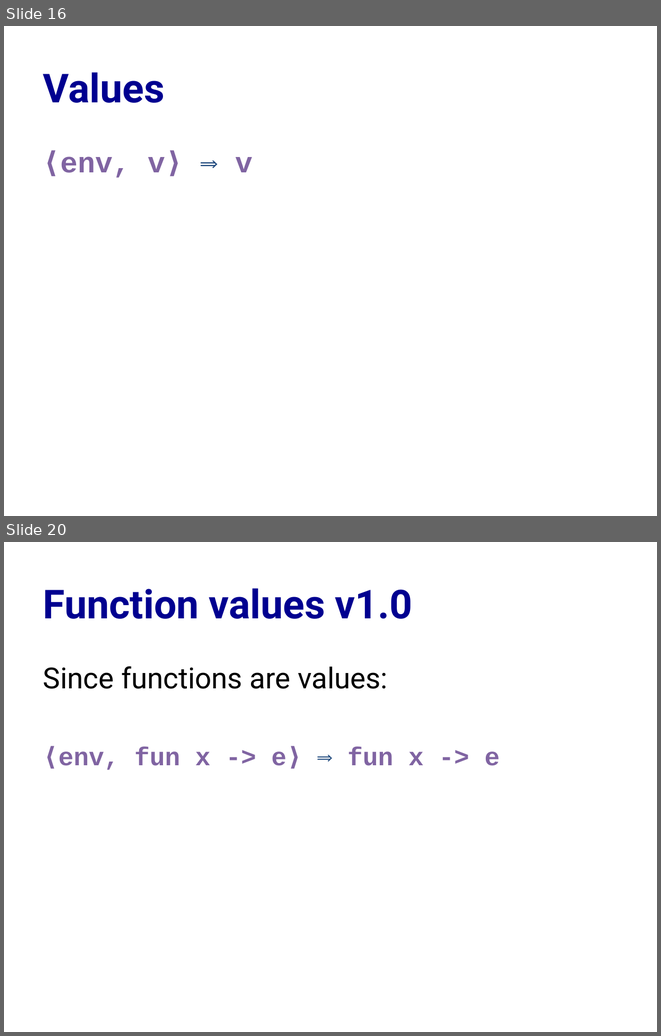
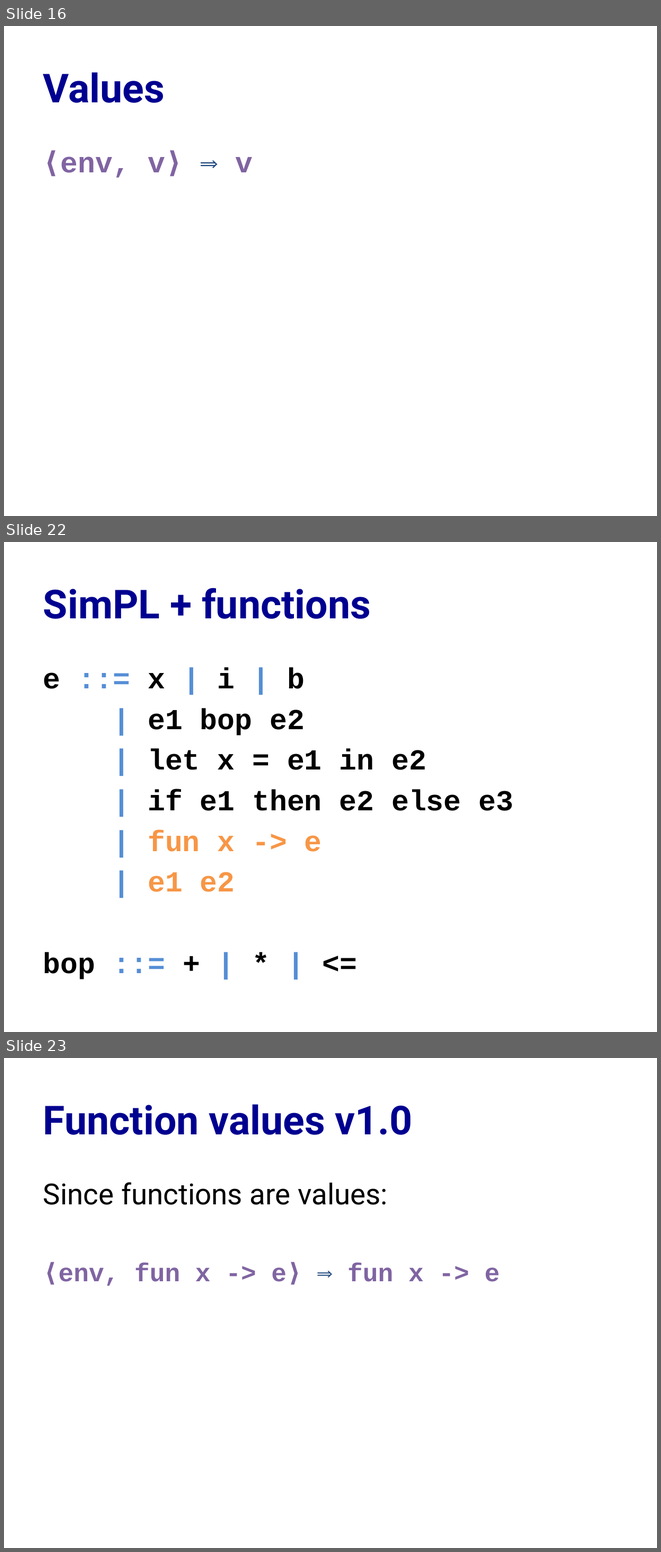
Before and after one commit to cs3110/materials-2019fa, a slide deck: 18-env-model/lec.pptx. Shown one above the other, each under a label of ours: slides 16 and 20 before the commit, slides 16, 22 and 23 after it; the slides between them are not shown. The pictures are 661x1036 and 661x1552 pixels, drawn with LibreOffice and Linux fonts; fonts in the diff are those of the drawing. Boxes give left, top, right and bottom in pixels: in the first picture for what was removed or moved away, otherwise in the second. Text is boxed around its words. In the diff, an @@ line names an element or a change of style, - is before the commit and + after.

```diff
--- a/18-env-model/lec.pptx
+++ b/18-env-model/lec.pptx
@@ slide 22 added at [4, 542, 657, 1032], background #FFFFFF @@
@@ title added at [43, 588, 371, 619], 44 pt, text #000090, bold @@
+SimPL + functions
@@ text added at [43, 668, 514, 979], 32 pt, text #000000, bold @@
+e ::= x | i | b
+| e1 bop e2
+| let x = e1 in e2
+| if e1 then e2 else e3
+| fun x -> e
+| e1 e2
+bop ::= + | * | <=
@@ what was slide 20 is now slide 23 @@
```
Also in this commit, not shown: 6 slides changed, 2 other slides added, 1 other file.
